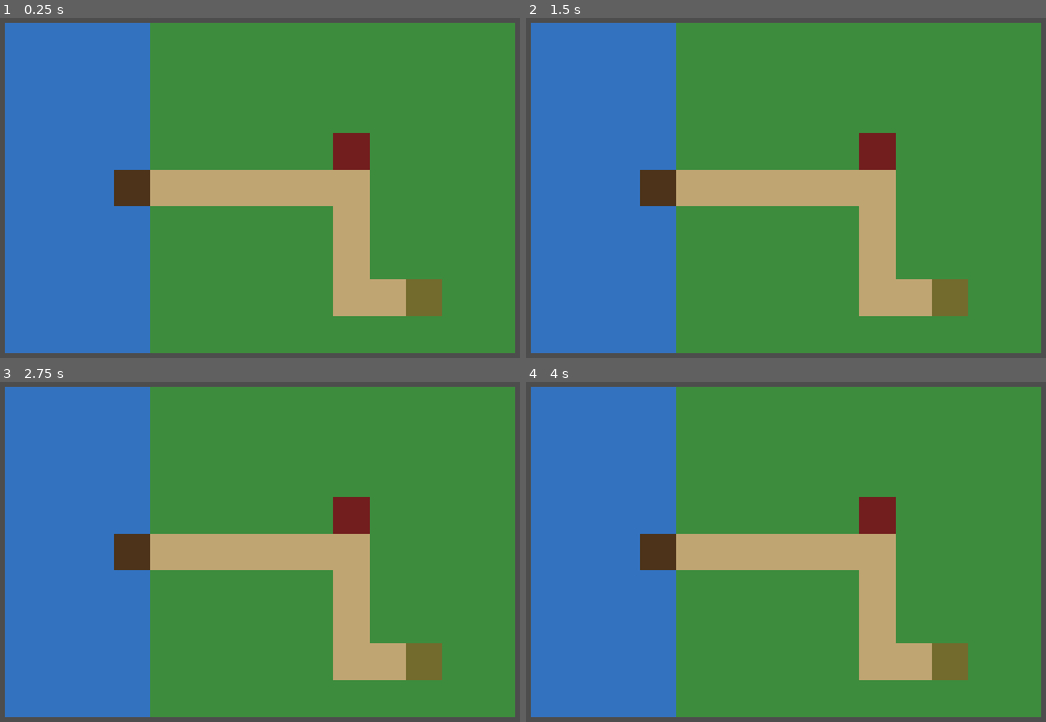
Above: before the commit, frames 1-4 (two rows, left to right).
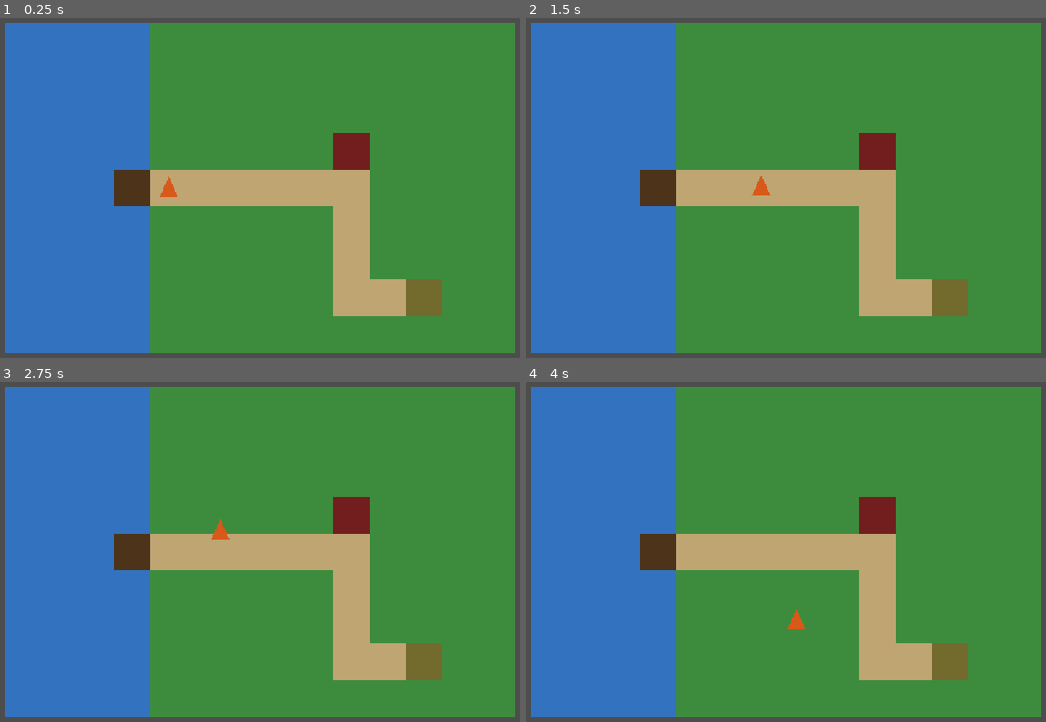
Above: after the commit, the same moments.

Repository: AtlasInMind/norse-game
Game: Godot game, scene res://scenes/vertical_slice_location.tscn
The game is run twice, just before and just after one commit, with the same random seed, the same clock (stepped at 60 frames per second) and the same inputs.
Inputs (mouse positions are in pixels of both pictures, inside the frame that each line leads up to):
- Up to frame 1 (0.25 s): no input
- Up to frame 2 (1.5 s): tap Enter at 0.5 s; move the mouse to (931, 171) at 0.52 s; click (931, 171) at 0.67 s; drag from (656, 205) to (754, 262) at 1.27 s
- Up to frame 3 (2.75 s): move the mouse to (327, 470) at 2.02 s; click (327, 470) at 2.17 s
- Up to frame 4 (4 s): drag from (754, 626) to (588, 497) at 2.77 s; move the mouse to (983, 606) at 3.52 s; click (983, 606) at 3.67 s

The runs differ from the first frame. In frame 1, 0.1% of the frame differs, in the area x 30-35%, y 46-53%; in frame 2, 0.1%, in the area x 43-48%, y 46-53%; in frame 3, 0.1%; in frame 4, 0.1%.

Commit message:
Implementer tap/klikk-til-bevegelse via NavigationServer2D
Følger godot_mobile_technical_research.md punkt 3 (NavigationServer2D/
NavigationAgent2D/NavigationRegion2D, ikke AStarGrid2D, siden terrenget
er håndtegnet/organisk) og punkt 7 (bruk _unhandled_input slik at
Control-baserte UI-elementer får konsumere klikk før verden gjør det).

- NavigationRegion2D + bakt NavigationPolygon dekker land-arealet i
  vertical_slice_location.tscn (kol. 4-13, rad 0-8 — nøyaktig samme
  areal som GroundLayers land-tiles, vann er ikke navigerbart).
- Player (CharacterBody2D + CollisionShape2D + Polygon2D-placeholder +
  NavigationAgent2D), styrt av player.gd: venter på første
  fysikk-frame før den spør navigasjonsserveren (jf. punkt 3), leser
  både InputEventMouseButton (venstreklikk) og InputEventScreenTouch
  gjennom samme skjerm->verden-konvertering, og beveger seg langs
  NavigationAgent2D sin korteste vei.

Verifisert (midlertidig testoppsett, fjernet før commit): museklikk og
touch-emulering setter begge navigasjonsmål korrekt, og spilleren når
et kjent mål via navigasjonen (nådde innenfor 3.1 px av målet).
UI-konsumering kan ikke testes ennå siden ingen UI-elementer finnes,
men _unhandled_input er selve mekanismen forskningsdokumentet
anbefaler for dette.

Gjennomgått av en uavhengig agent uten kontekst fra denne økten før
push — ingen funn.

Closes #6.

Diff:
--- a/game/scenes/vertical_slice_location.tscn
+++ b/game/scenes/vertical_slice_location.tscn
@@ -1,10 +1,18 @@
 [gd_scene format=4]
 
 [ext_resource type="TileSet" path="res://tilesets/placeholder_tileset.tres" id="1_ycrke"]
-[ext_resource type="Script" path="res://scripts/location_era_layers.gd" id="2_lrera"]
+[ext_resource type="Script" path="res://scripts/player.gd" id="2_7oy5a"]
+[ext_resource type="Script" path="res://scripts/location_era_layers.gd" id="3_lrera"]
+
+[sub_resource type="NavigationPolygon" id="NavigationPolygon_ycrke"]
+vertices = PackedVector2Array(128, 0, 448, 0, 448, 288, 128, 288)
+polygons = Array[PackedInt32Array]([PackedInt32Array(0, 1, 2, 3)])
+
+[sub_resource type="CircleShape2D" id="CircleShape2D_h1a1f"]
+radius = 8.0
 
 [node name="VerticalSliceLocation" type="Node2D" unique_id=644122541]
-script = ExtResource("2_lrera")
+script = ExtResource("3_lrera")
 
 [node name="GroundLayer" type="TileMapLayer" parent="." unique_id=2101694052]
 tile_map_data = PackedByteArray("AAAAAAAAAAABAAAAAAAAAAEAAAABAAAAAAAAAAIAAAABAAAAAAAAAAMAAAABAAAAAAAAAAQAAAABAAAAAAAAAA …(1936 unchanged characters)…
@@ -21,3 +29,21 @@
 [node name="Camera2D" type="Camera2D" parent="." unique_id=210971369]
 position = Vector2(224, 144)
 zoom = Vector2(2, 2)
+
+[node name="Navigation" type="NavigationRegion2D" parent="." unique_id=1050099662]
+navigation_polygon = SubResource("NavigationPolygon_ycrke")
+
+[node name="Player" type="CharacterBody2D" parent="." unique_id=197786253]
+position = Vector2(144, 144)
+script = ExtResource("2_7oy5a")
+
+[node name="CollisionShape2D" type="CollisionShape2D" parent="Player" unique_id=354415613]
+shape = SubResource("CircleShape2D_h1a1f")
+
+[node name="Marker" type="Polygon2D" parent="Player" unique_id=1243160089]
+color = Color(0.85, 0.35, 0.1, 1)
+polygon = PackedVector2Array(0, -10, 8, 8, -8, 8)
+
+[node name="NavigationAgent2D" type="NavigationAgent2D" parent="Player" unique_id=1932072095]
+path_desired_distance = 4.0
+target_desired_distance = 4.0
--- /dev/null
+++ b/game/scripts/player.gd
@@ -0,0 +1,47 @@
+extends CharacterBody2D
+
+## Tap/klikk-til-bevegelse via NavigationServer2D (jf.
+## docs/research/godot_mobile_technical_research.md punkt 3 og 7).
+## Bruker _unhandled_input, ikke _input, slik at trykk på Control-baserte
+## UI-elementer (som konsumerer input før det når _unhandled_input) aldri
+## flytter spillerfiguren ved et uhell.
+
+const SPEED := 120.0
+
+@onready var _nav_agent: NavigationAgent2D = $NavigationAgent2D
+
+## Navigasjonskartet synkroniseres først etter første fysikk-frame, så vi må
+## vente med å sette navigasjonsmål til da (se punkt 3 i research-dokumentet).
+var _nav_map_ready := false
+
+
+func _ready() -> void:
+	await get_tree().physics_frame
+	_nav_map_ready = true
+
+
+func _unhandled_input(event: InputEvent) -> void:
+	var screen_position: Vector2
+	if event is InputEventMouseButton and event.pressed and event.button_index == MOUSE_BUTTON_LEFT:
+		screen_position = event.position
+	elif event is InputEventScreenTouch and event.pressed:
+		screen_position = event.position
+	else:
+		return
+
+	if not _nav_map_ready:
+		return
+
+	var world_position := get_viewport().get_canvas_transform().affine_inverse() * screen_position
+	_nav_agent.target_position = world_position
+
+
+func _physics_process(_delta: float) -> void:
+	if not _nav_map_ready or _nav_agent.is_navigation_finished():
+		velocity = Vector2.ZERO
+		move_and_slide()
+		return
+
+	var next_path_position := _nav_agent.get_next_path_position()
+	velocity = global_position.direction_to(next_path_position) * SPEED
+	move_and_slide()
Not shown, added: game/scripts/player.gd.uid
